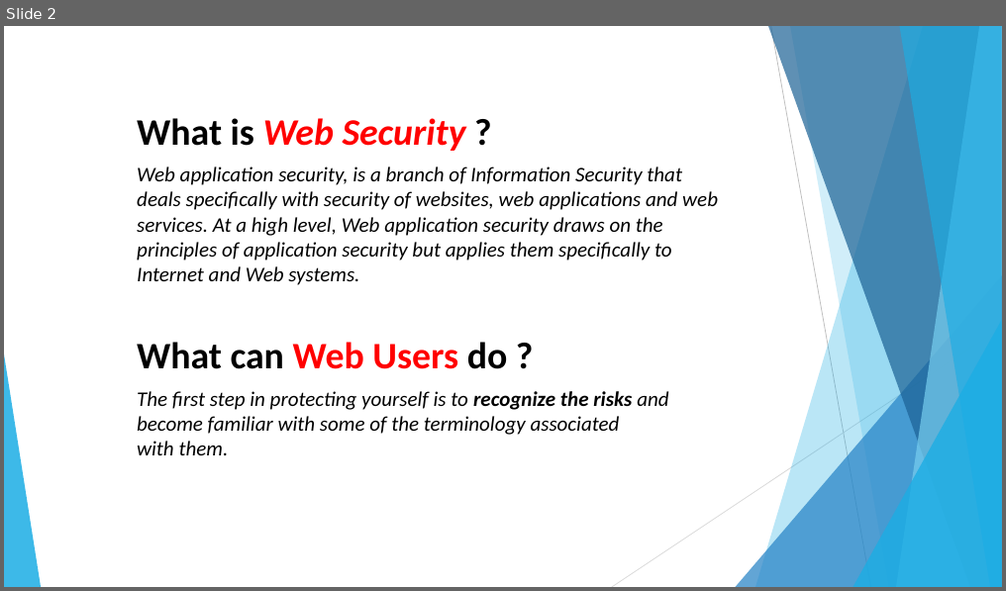
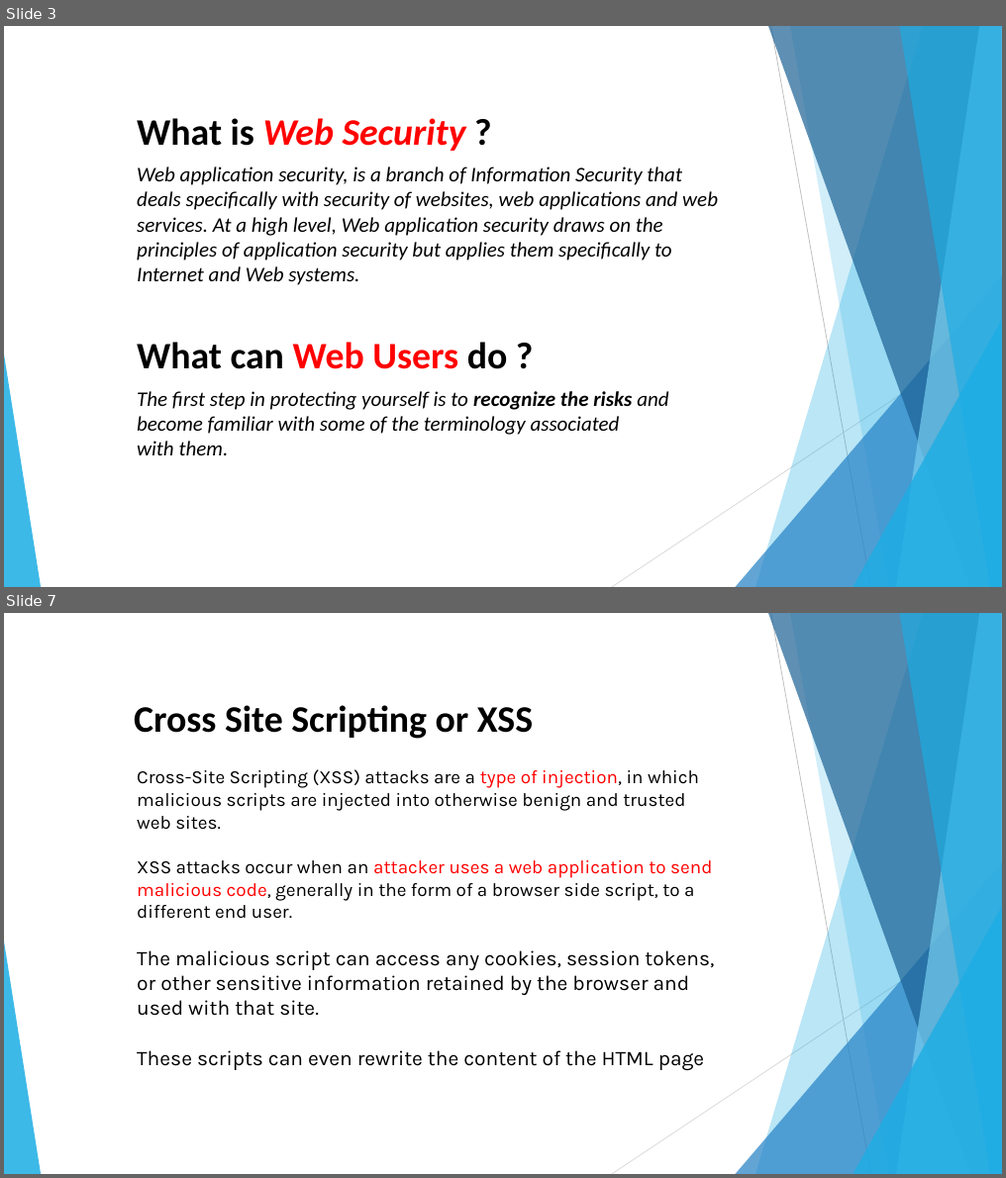
Before and after one commit to tHe-AK/Web-Security-Seminar, a slide deck: Web Security.pptx. Shown one above the other, each under a label of ours: slide 2 before the commit, slides 3 and 7 after it; the slides between them are not shown. The pictures are 1006x591 and 1006x1178 pixels, drawn with LibreOffice and Linux fonts; fonts in the diff are those of the drawing. Boxes give left, top, right and bottom in pixels: in the first picture for what was removed or moved away, otherwise in the second. Text is boxed around its words. In the diff, an @@ line names an element or a change of style, - is before the commit and + after.

```diff
--- a/Web Security.pptx
+++ b/Web Security.pptx
@@ slide 7 added at (4,613,1002,1174), background #FFFFFF; not listed: 10 template elements that a slide beside it also shows @@
@@ text added at (134,705,533,739), 36 pt, text #000000, bold @@
+Cross Site Scripting or XSS
@@ text added at (137,769,714,1070), 18 pt, text #000000 @@
+Cross-Site Scripting (XSS) attacks are a type of injection, in which malicious scripts are injected into otherwise benign and trusted web sites.
+XSS attacks occur when an attacker uses a web application to send malicious code, generally in the form of a browser side script, to a different end user.
+The malicious script can access any cookies, session tokens, or other sensitive information retained by the browser and used with that site.
+These scripts can even rewrite the content of the HTML page
@@ what was slide 2 is now slide 3 @@
```
Also in this commit, not shown: 1 slide changed, 14 other slides added, 6 other files.
